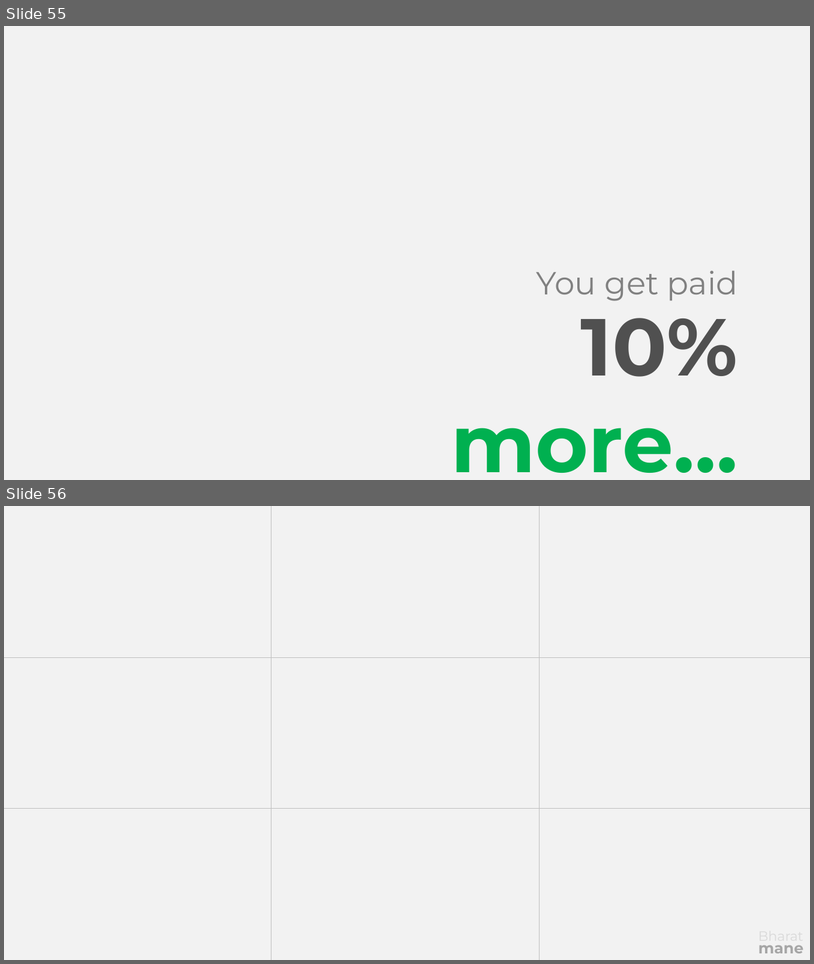
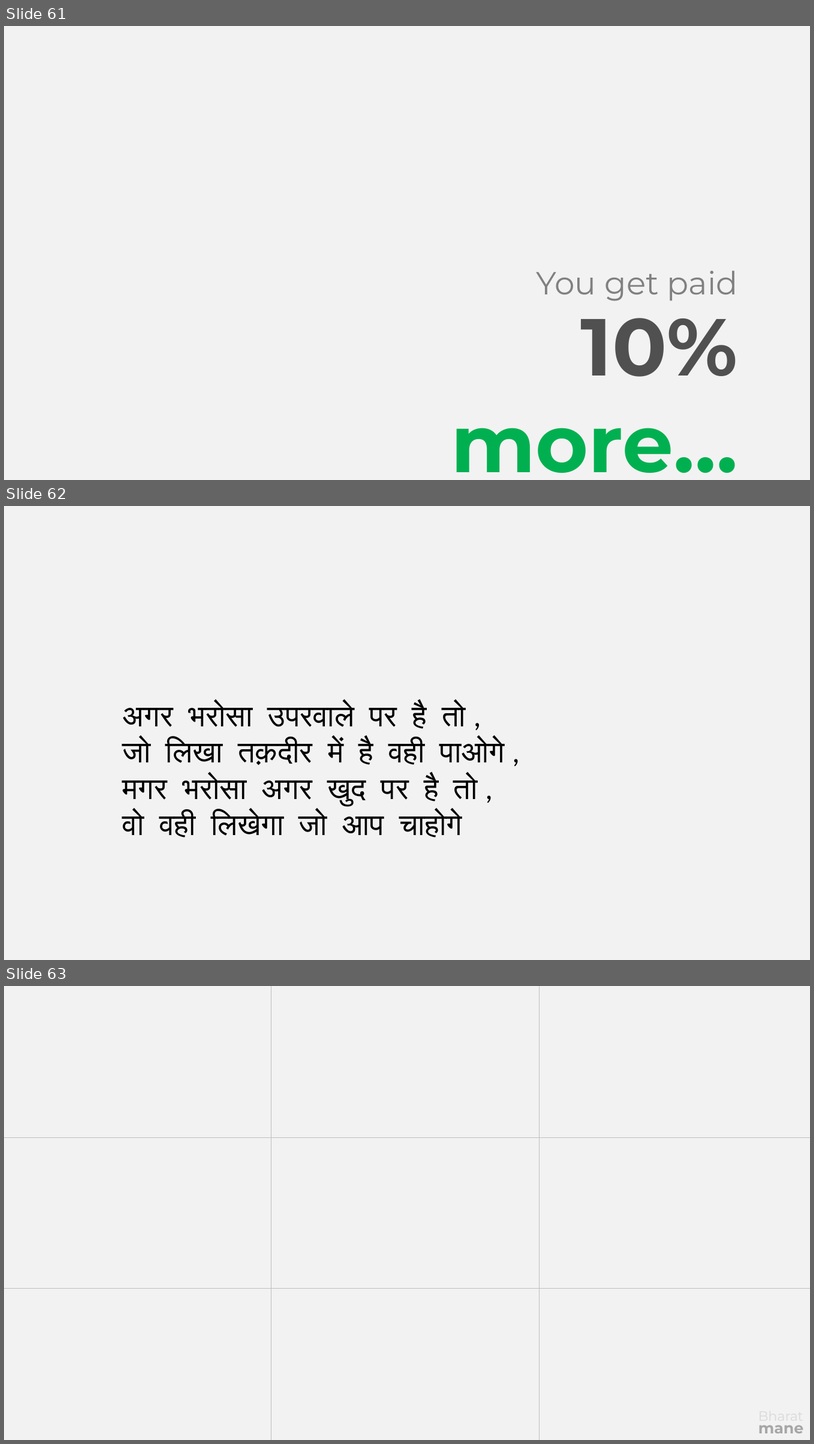
Before and after one commit to bharatmane/presentations, a slide deck: The Art of Presentation/The Art of Presentation.pptx. Shown one above the other, each under a label of ours: slides 55 and 56 before the commit, slides 61, 62 and 63 after it. The pictures are 814x964 and 814x1444 pixels, drawn with LibreOffice and Linux fonts; fonts in the diff are those of the drawing. Boxes give left, top, right and bottom in pixels: in the first picture for what was removed or moved away, otherwise in the second. Text is boxed around its words. In the diff, an @@ line names an element or a change of style, - is before the commit and + after.

```diff
--- a/The Art of Presentation/The Art of Presentation.pptx
+++ b/The Art of Presentation/The Art of Presentation.pptx
@@ slide 62 added at (x1=4, y1=506, x2=810, y2=960), background #F2F2F2 @@
@@ text added at (x1=123, y1=703, x2=505, y2=837), 36 pt, text #000000 @@
+अगर भरोसा उपरवाले पर है तो ,
+जो लिखा तक़दीर में है वही पाओगे ,
+मगर भरोसा अगर खुद पर है तो ,
+वो वही लिखेगा जो आप चाहोगे
@@ what was slide 55 is now slide 61 @@
@@ what was slide 56 is now slide 63 @@
```
Also in this commit, not shown: 7 slides changed, 6 other slides added.
